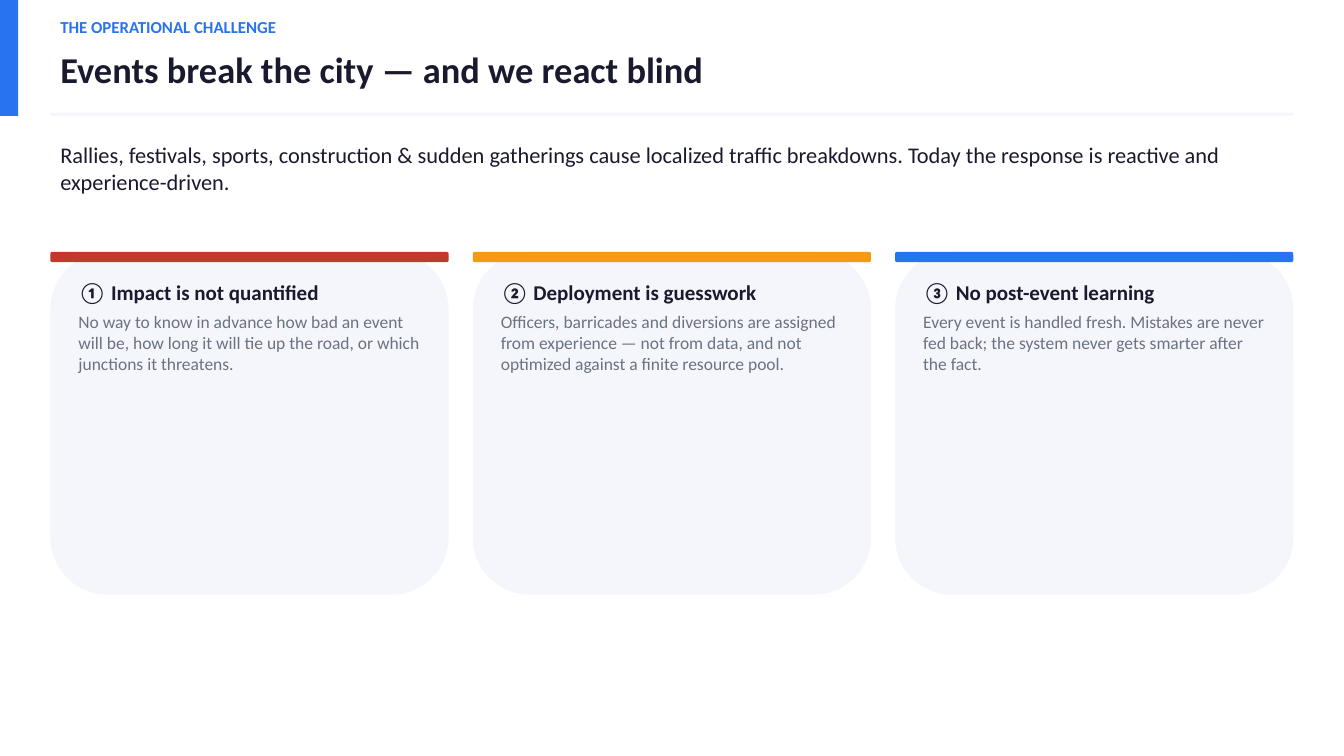
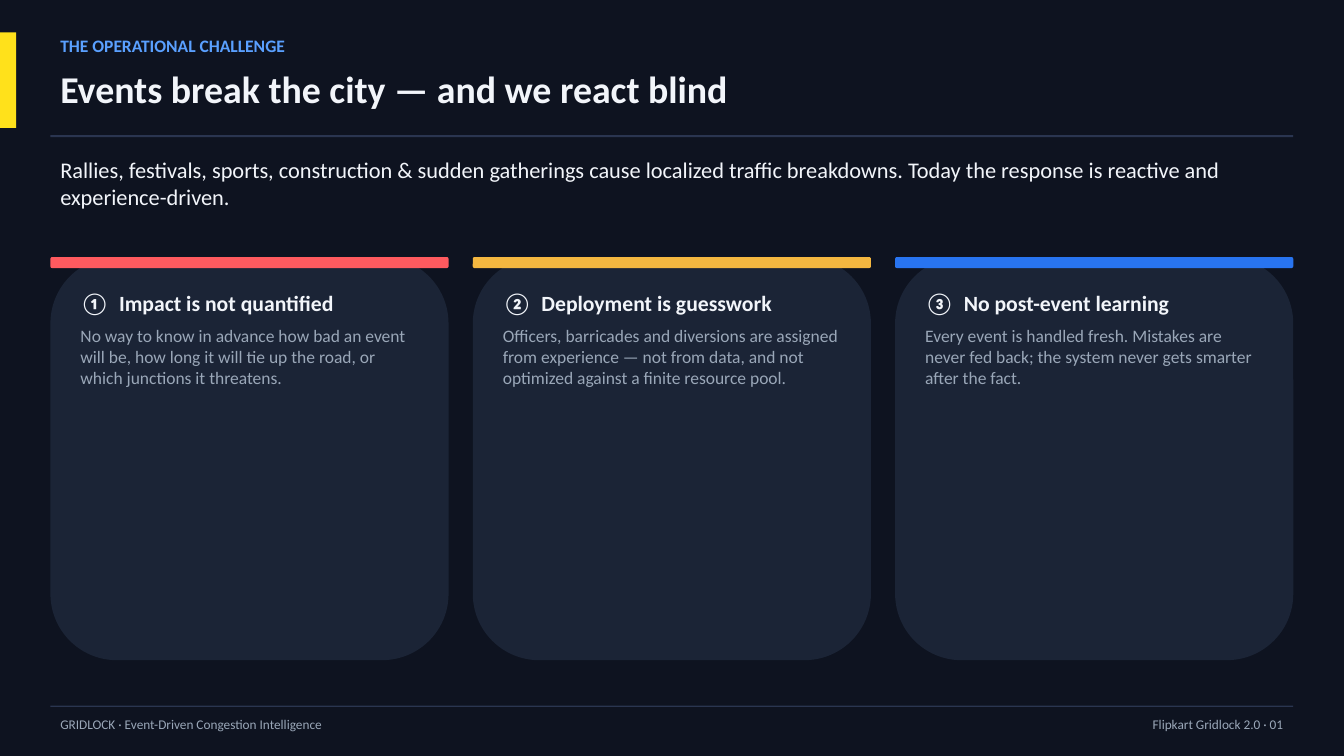
Before and after one commit to Hrithikkraj/traffic-event-simulator, a slide deck: slide 2 of Gridlock_Pitch_Deck.pptx. Drawn at 1344x756 pixels with LibreOffice and Linux fonts; fonts in the diff are those of the drawing. Boxes give left, top, right and bottom in pixels: in the first picture for what was removed or moved away, otherwise in the second. Text is boxed around its words. In the diff, an @@ line names an element or a change of style, - is before the commit and + after.

```diff
--- a/Gridlock_Pitch_Deck.pptx
+++ b/Gridlock_Pitch_Deck.pptx
@@ rectangle added at [0,0,1344,756], fill #0E1320 @@
@@ rectangle: place and size @@
-rectangle at [0,0,18,116]
+rectangle at [0,32,16,128]
@@ rectangle at [0,32,16,128]: fill #2874F0 to #FFE11B @@
@@ text "THE OPERATIONAL CHALLENGE": place and size @@
-text "THE OPERATIONAL CHALLENGE" at [60,22,276,33]
+text "THE OPERATIONAL CHALLENGE" at [60,40,285,52]
@@ text "THE OPERATIONAL CHALLENGE" at [60,40,285,52]: size 12 to 12.5 pt, text colour #2874F0 to #5AA0FF; more space between paragraphs @@
@@ text "Events break the city — ...": place and size @@
-text "Events break the city — ..." at [60,57,703,89]
+text "Events break the city — ..." at [60,76,727,109]
@@ text "Events break the city — ..." at [60,76,727,109]: size 26 to 27 pt, text colour #1A1A2E to #F2F5FA; more space between paragraphs @@
@@ rectangle: place and size @@
-rectangle at [50,113,1294,116]
+rectangle at [50,135,1294,137]
@@ rectangle at [50,135,1294,137]: fill #F4F6FB to #2A3550 @@
@@ text "Rallies, festivals, sports, construction & ...": place and size @@
-text "Rallies, festivals, sports, construction & ..." at [60,147,1219,194]
+text "Rallies, festivals, sports, construction & ..." at [60,162,1219,209]
@@ text "Rallies, festivals, sports, construction & ..." at [60,162,1219,209]: text colour #1A1A2E to #F2F5FA; more space between paragraphs @@
@@ rounded rectangle at [50,257,449,268]: fill #C0392B to #FF5A5F @@
@@ rounded rectangle: place and size @@
-rounded rectangle at [50,252,449,595]
+rounded rectangle at [50,257,449,660]
@@ 3 rounded rectangles: place and size @@
-3 rounded rectangles at [50,252,1294,262]
+3 rounded rectangles at [50,257,1294,268]
@@ rounded rectangle at [473,257,871,268]: fill #F39C12 to #F4B740 @@
@@ rounded rectangle: place and size @@
-rounded rectangle at [473,252,871,595]
+rounded rectangle at [473,257,871,660]
@@ fill #F4F6FB to #1B2436 in 3 elements at [50,257,449,660], [473,257,871,660], [895,257,1294,660] @@
@@ rounded rectangle: place and size @@
-rounded rectangle at [895,252,1294,595]
+rounded rectangle at [895,257,1294,660]
@@ text "① Impact is not quantified": place and size @@
-text "① Impact is not quantified" at [78,283,419,373]
+text "① Impact is not quantified" at [80,293,405,387]
@@ text "① Impact is not quantified" at [80,293,405,387]: size 15 to 15.5 pt, text colour #1A1A2E to #F2F5FA in "① Impact is not quantified"; text colour #6B7280 to #9AA7B8 in "No way to know in advance how ..."; more space between paragraphs @@
@@ text "② Deployment is guesswork": place and size @@
-text "② Deployment is guesswork" at [501,283,835,373]
+text "② Deployment is guesswork" at [503,293,837,387]
@@ text "② Deployment is guesswork" at [503,293,837,387]: size 15 to 15.5 pt, text colour #1A1A2E to #F2F5FA in "② Deployment is guesswork"; text colour #6B7280 to #9AA7B8 in "Officers, barricades and diversions are assigned from ..."; more space between paragraphs @@
@@ text "③ No post-event learning": place and size @@
-text "③ No post-event learning" at [923,283,1264,370]
+text "③ No post-event learning" at [925,293,1252,384]
@@ text "③ No post-event learning" at [925,293,1252,384]: size 15 to 15.5 pt, text colour #1A1A2E to #F2F5FA in "③ No post-event learning"; text colour #6B7280 to #9AA7B8 in "Every event is handled fresh. Mistakes are ..."; more space between paragraphs @@
@@ rectangle added at [50,706,1294,707], fill #2A3550 @@
@@ text added at [60,720,322,731], 9.5 pt, text #9AA7B8 @@
+GRIDLOCK · Event-Driven Congestion Intelligence
@@ text added at [1153,720,1283,731], 9.5 pt, text #9AA7B8 @@
+Flipkart Gridlock 2.0 · 01
```
Also in this commit, not shown: 13 other slides changed, 3 other files.
